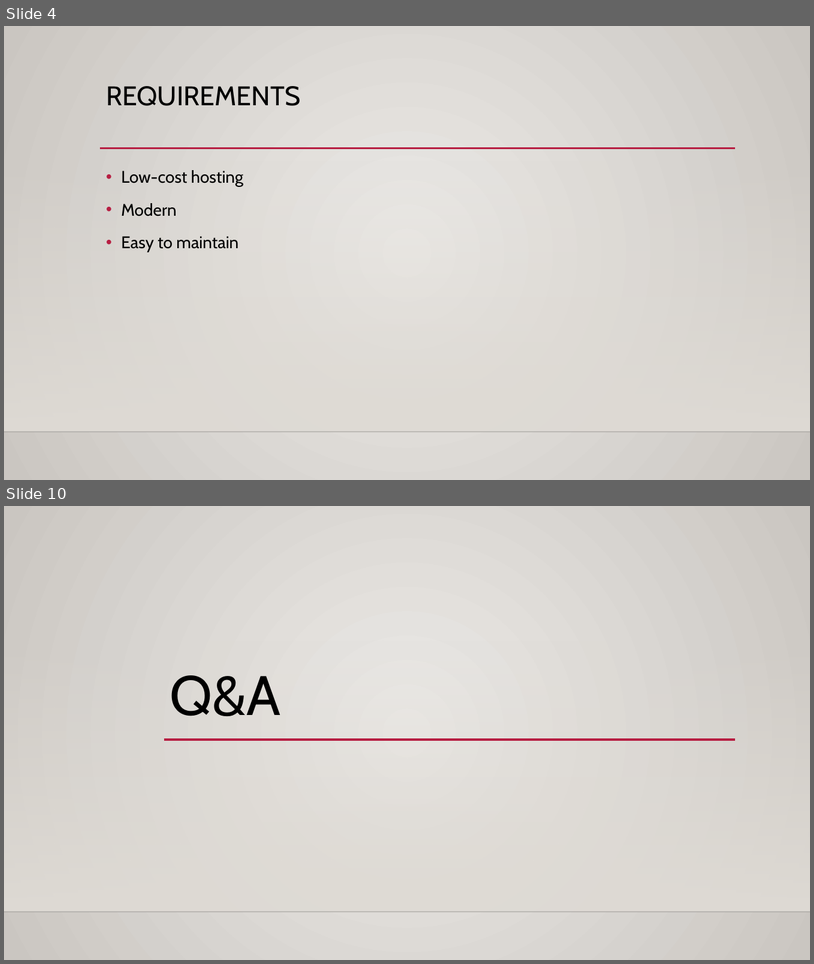
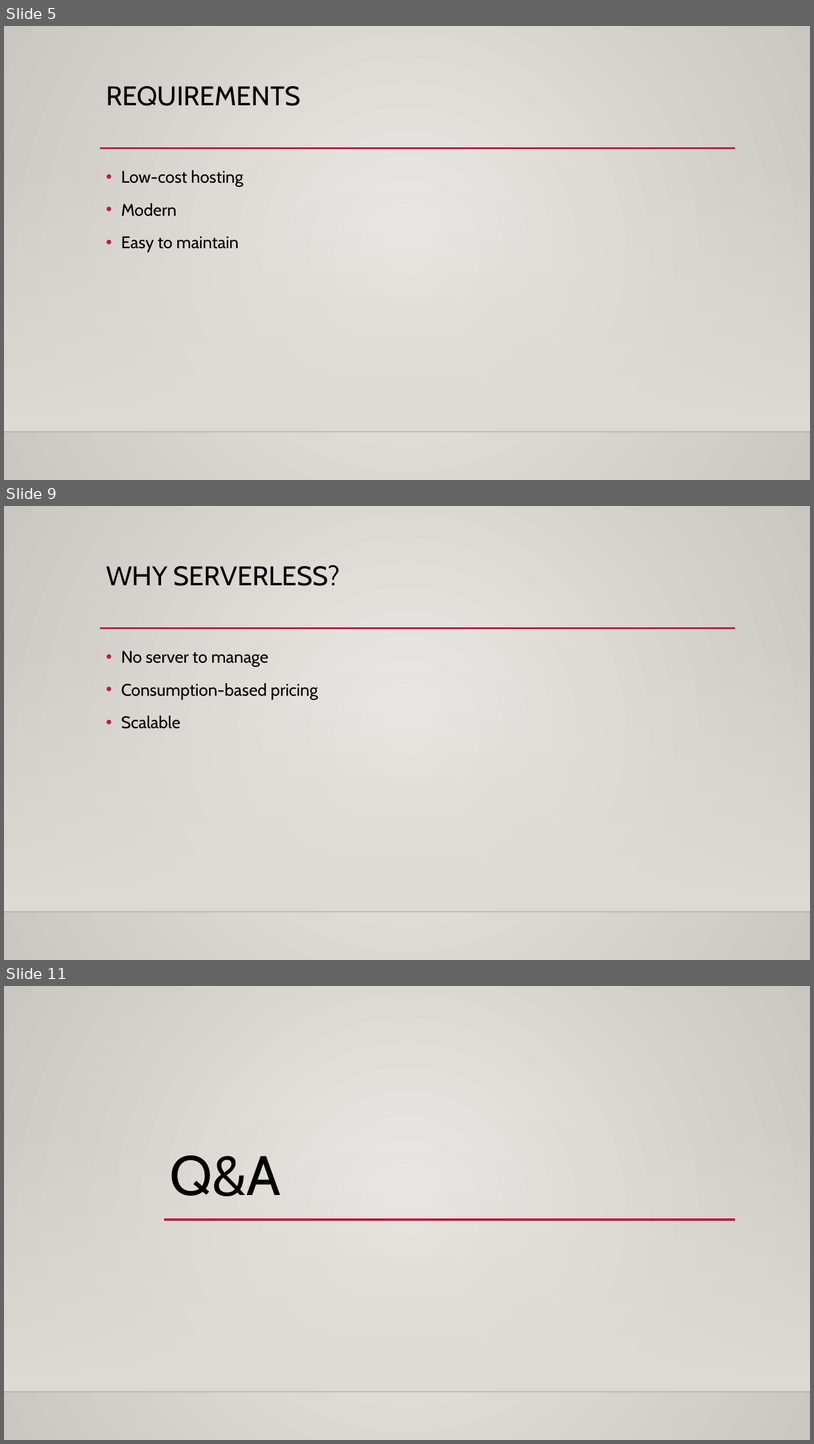
Before and after one commit to nik-yo/HostingForLess, a slide deck: slides/HostingForLess.pptx. Shown one above the other, each under a label of ours: slides 4 and 10 before the commit, slides 5, 9 and 11 after it; the slides between them are not shown. The pictures are 814x964 and 814x1444 pixels, drawn with LibreOffice and Linux fonts; fonts in the diff are those of the drawing; background and template pictures are left out. Boxes give left, top, right and bottom in pixels: in the first picture for what was removed or moved away, otherwise in the second. Text is boxed around its words. In the diff, an @@ line names an element or a change of style, - is before the commit and + after.

```diff
--- a/slides/HostingForLess.pptx
+++ b/slides/HostingForLess.pptx
@@ slide 9 added at (4, 506, 810, 960), background gradient #ECEAE7 to #CAC7C1; not listed: 3 template elements that a slide beside it also shows @@
@@ title added at (106, 565, 341, 586), 32 pt, text #000000 @@
+WHY SERVERLESS?
@@ text added at (121, 651, 318, 729), 20 pt, text #000000 @@
+• No server to manage
+• Consumption-based pricing
+• Scalable
@@ what was slide 4 is now slide 5 @@
@@ what was slide 10 is now slide 11 @@
```
Also in this commit, not shown: 6 slides changed, 8 other slides added, 2 slides removed, 8 other files.
